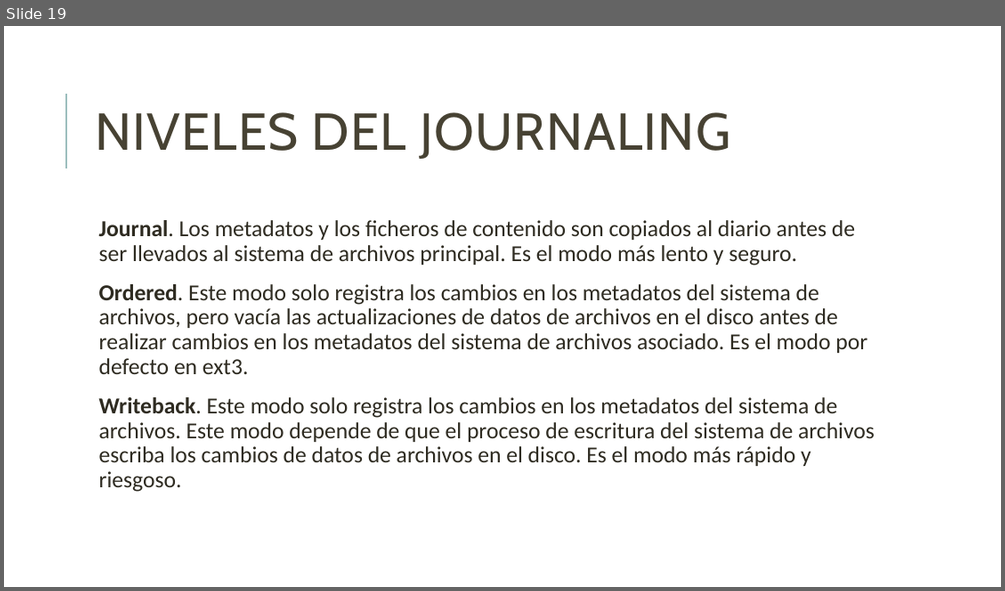
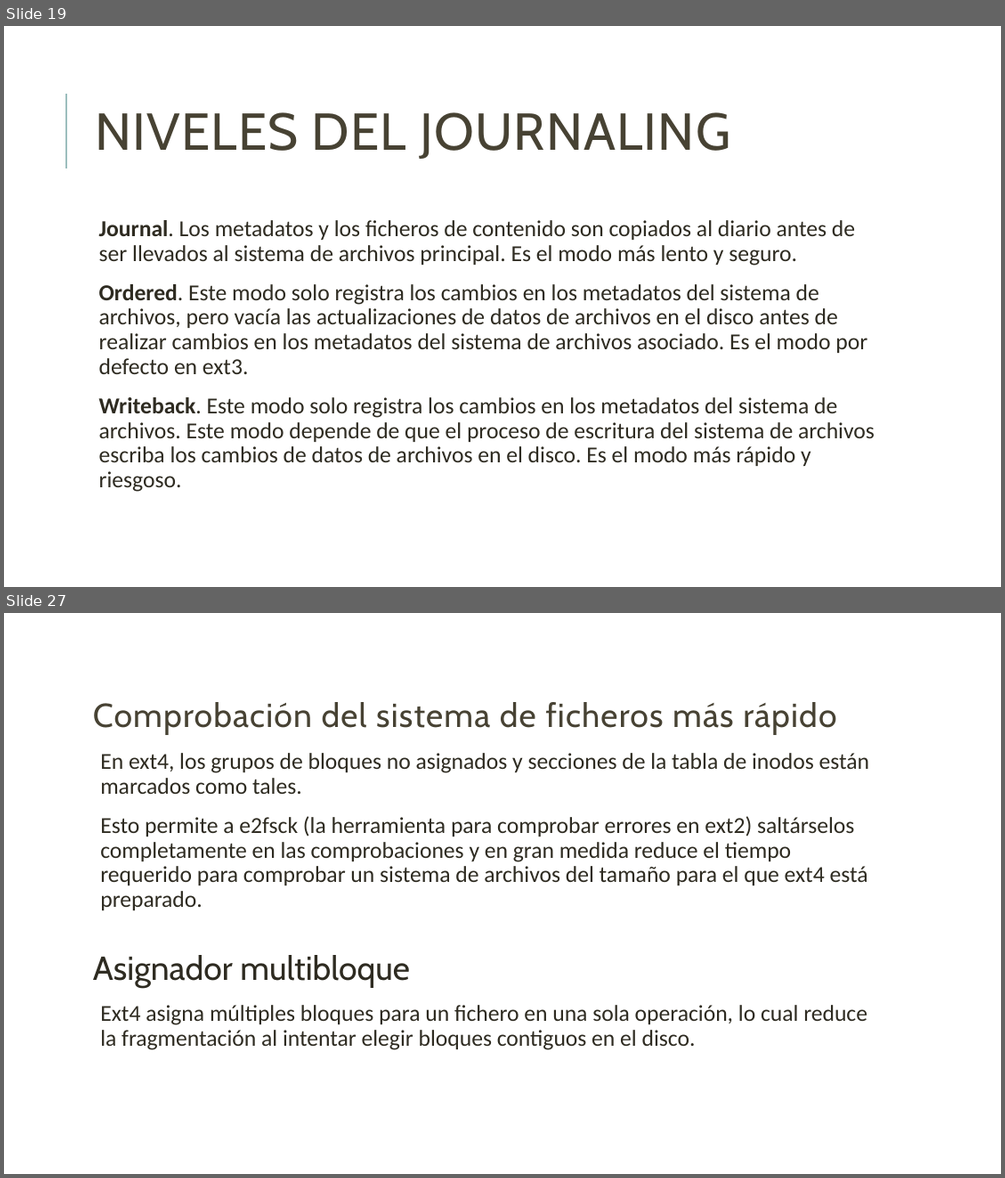
Before and after one commit to unamfi/sistop-2020-1, a slide deck: exposiciones/GonzálezAndrés/Extended.pptx. Shown one above the other, each under a label of ours: slide 19 before the commit, slides 19 and 27 after it; the slides between them are not shown. The pictures are 1005x591 and 1005x1178 pixels, drawn with LibreOffice and Linux fonts; fonts in the diff are those of the drawing. Boxes give left, top, right and bottom in pixels: in the first picture for what was removed or moved away, otherwise in the second. Text is boxed around its words. In the diff, an @@ line names an element or a change of style, - is before the commit and + after.

```diff
--- a/exposiciones/GonzálezAndrés/Extended.pptx
+++ b/exposiciones/GonzálezAndrés/Extended.pptx
@@ slide 27 added at [4, 613, 1001, 1174], background #FFFFFF @@
@@ text added at [93, 702, 869, 1050], 22 pt, text #2E2B21 @@
+Comprobación del sistema de ficheros más rápido
+  En ext4, los grupos de bloques no asignados y secciones de la tabla de inodos están marcados como tales.
+  Esto permite a e2fsck (la herramienta para comprobar errores en ext2) saltárselos completamente en las comprobaciones y en gran medida reduce el tiempo requerido para comprobar un sistema de archivos del tamaño para el que ext4 está preparado.
+Asignador multibloque
+  Ext4 asigna múltiples bloques para un fichero en una sola operación, lo cual reduce la fragmentación al intentar elegir bloques contiguos en el disco.
```
Also in this commit, not shown: 7 other slides added, 1 slide removed.
